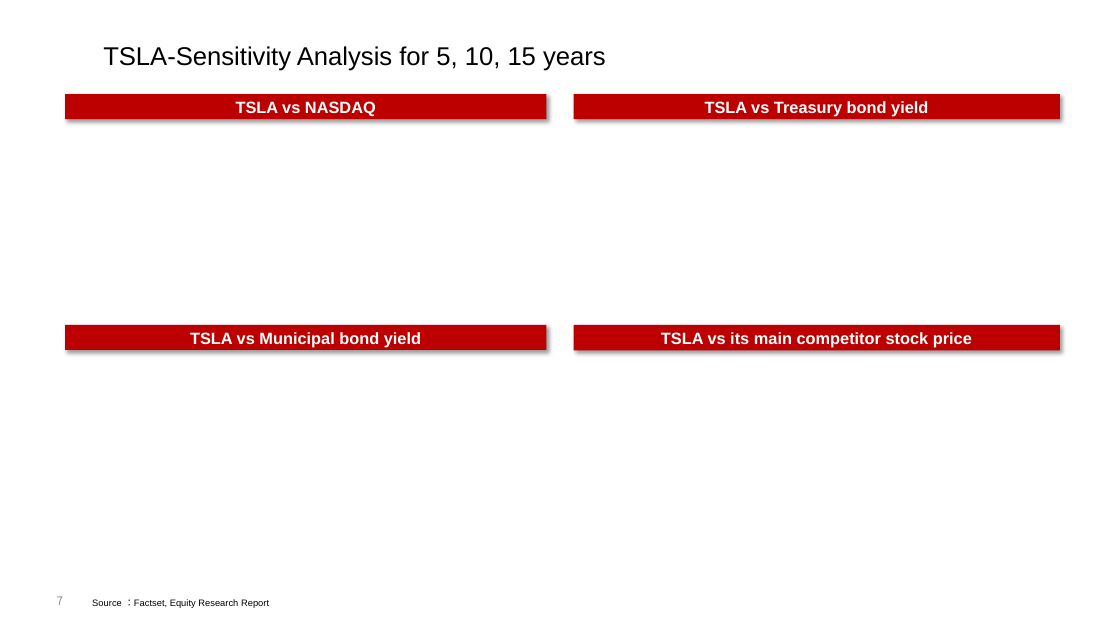
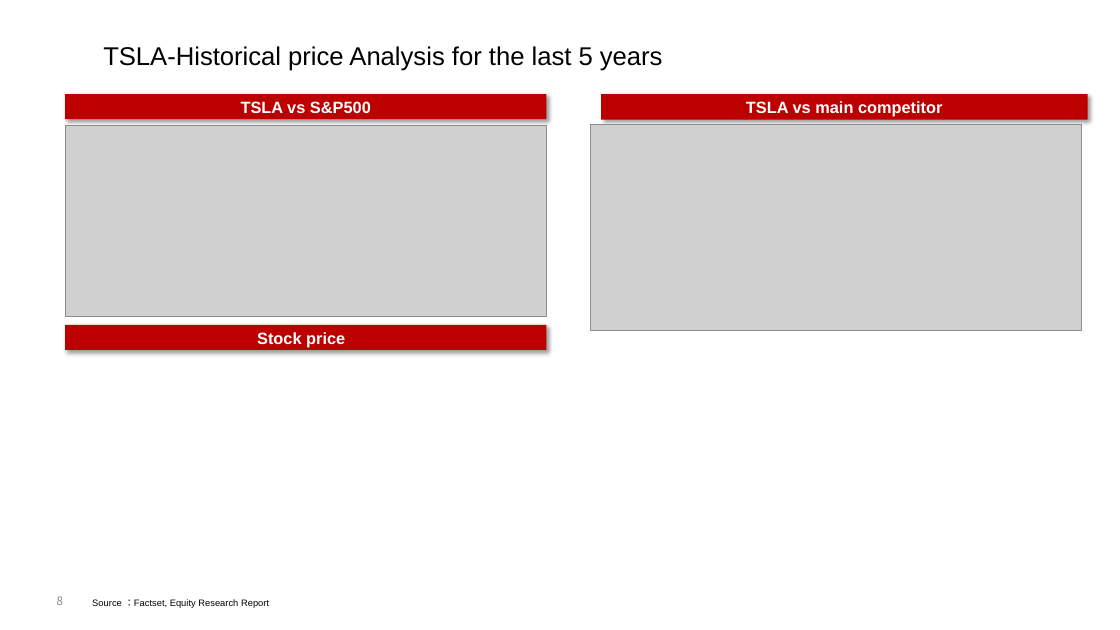
Before and after one commit to shonaqvi/Your-Next-Investment-, a slide deck: slide 8 of Slide_Template/TSLA deck.pptx (slide 7 before the commit). Drawn at 1120x630 pixels with LibreOffice and Linux fonts; fonts in the diff are those of the drawing; grey boxes stand for pictures. Boxes give left, top, right and bottom in pixels: in the first picture for what was removed or moved away, otherwise in the second. Text is boxed around its words. In the diff, an @@ line names an element or a change of style, - is before the commit and + after.

```diff
--- a/Slide_Template/TSLA deck.pptx
+++ b/Slide_Template/TSLA deck.pptx
@@ title at bbox=[103, 46, 663, 71]: text changed @@
-TSLA-Sensitivity Analysis for 5, 10, 15 years
+TSLA-Historical price Analysis for the last 5 years
@@ text in rectangle at bbox=[241, 101, 371, 113]: text changed @@
-TSLA vs NASDAQ
+TSLA vs S&P500
@@ rectangle removed at bbox=[574, 94, 1060, 119] @@
-TSLA vs Treasury bond yield
@@ rectangle "TSLA vs main competitor": place and size @@
-rectangle "TSLA vs main competitor" at bbox=[574, 325, 1060, 350]
+rectangle "TSLA vs main competitor" at bbox=[602, 94, 1088, 119]
@@ text in rectangle at bbox=[746, 101, 942, 117]: text changed @@
-TSLA vs its main competitor stock price
+TSLA vs main competitor
@@ picture added at bbox=[66, 125, 547, 317] @@
@@ picture added at bbox=[591, 124, 1081, 330] @@
@@ text in rectangle at bbox=[257, 332, 345, 347]: text changed @@
-TSLA vs Municipal bond yield
+Stock price
@@ page number at bbox=[57, 596, 63, 605]: text changed @@
-7
+8
```
Also in this commit, not shown: 3 slides added, 1 slide removed, 12 other files.
